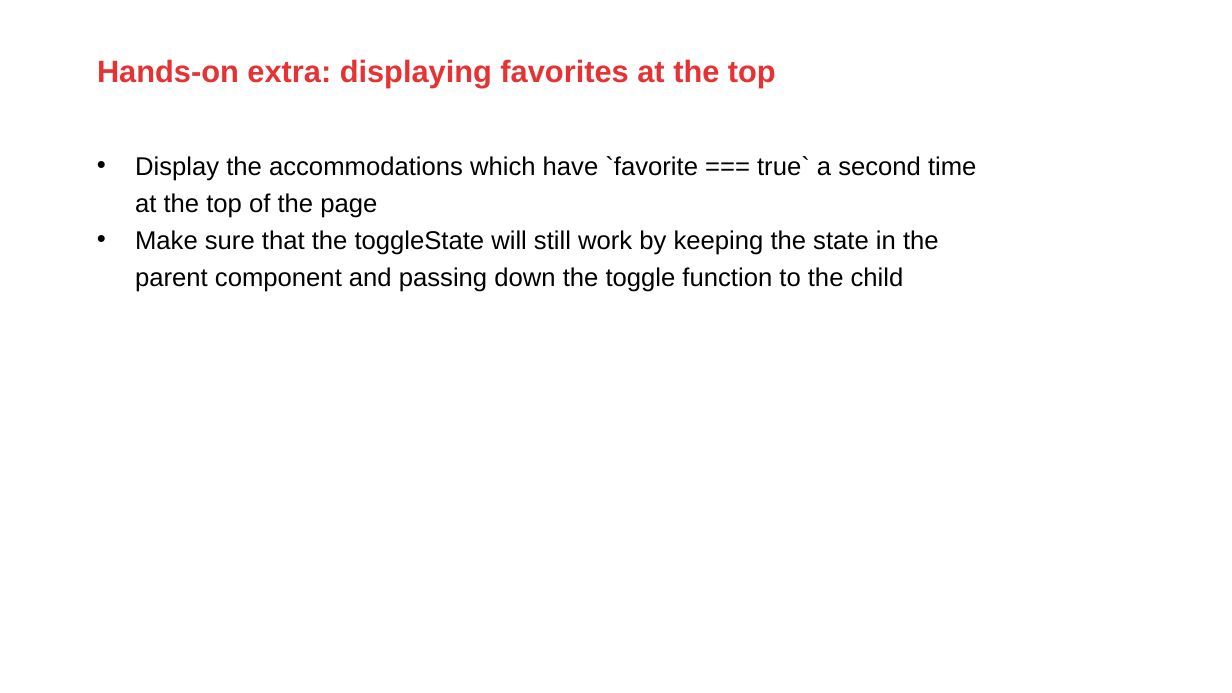
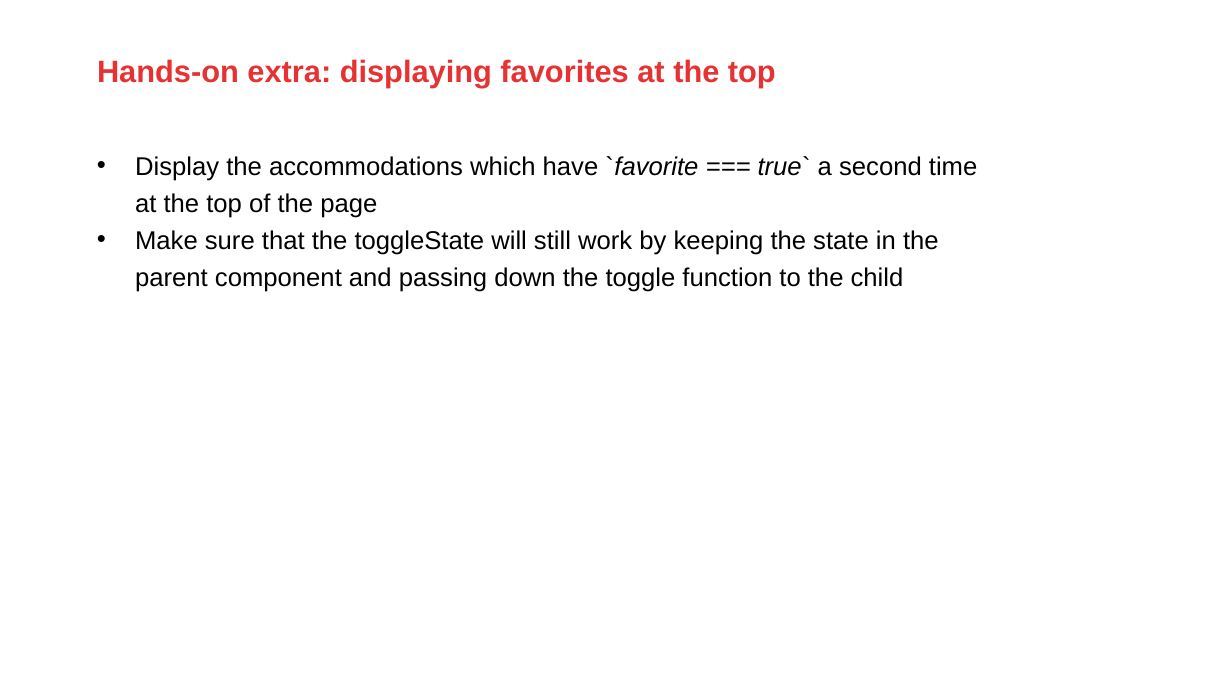
Before and after one commit to AMIS-Services/react-series, a slide deck: slide 16 of sig1/slides/SIG react 1.pptx (slide 15 before the commit). Drawn at 1232x693 pixels with LibreOffice and Linux fonts; fonts in the diff are those of the drawing; background and template pictures are left out. Boxes give left, top, right and bottom in pixels: in the first picture for what was removed or moved away, otherwise in the second. Text is boxed around its words. In the diff, an @@ line names an element or a change of style, - is before the commit and + after.

```diff
--- a/sig1/slides/SIG react 1.pptx
+++ b/sig1/slides/SIG react 1.pptx
@@ text at bbox=[135, 156, 977, 218]: italic on in "`favorite === true`" @@
```
Also in this commit, not shown: 7 other slides changed, 1 slide added, 21 other files.
